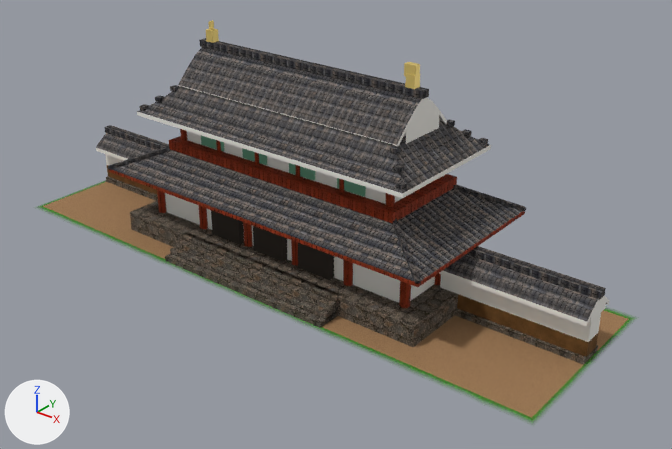
The Blender file buildings/cur/37_nara_heijo_suzakumon/nara_heijo_suzakumon.blend: old version first, new version second.
One viewpoint serves both versions: a 50 mm lens placed at (7.19, -5.97, 4.16), pointed at (2.42, 0.0, 0.47). Arrows for +X, +Y and +Z are at lower left; the lights stay in place. The first picture is the older version.

Objects in the first picture: 'nara_heijo_suzakumon_mesh'.
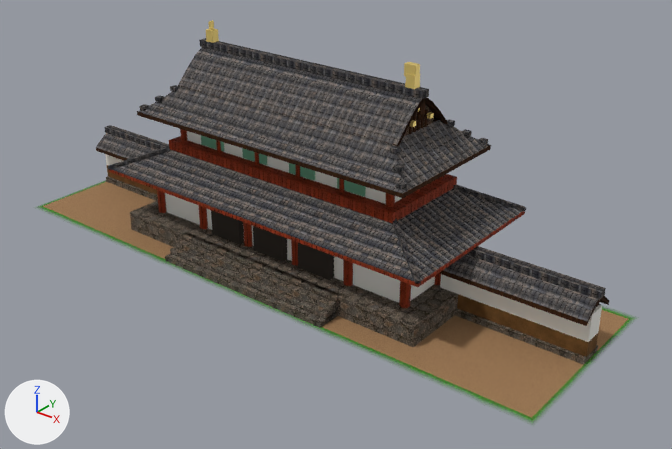
Changed parts and their boxes [x1, y1, x2, y2] in the pictures (672 x 449 px):
```json
{"part": 1, "of": "me_nara_heijo_suzakumon_mesh", "change": "cut back", "before": [406, 101, 440, 144], "after": [397, 98, 447, 146]}
{"part": 2, "of": "me_nara_heijo_suzakumon_mesh", "change": "cut back", "before": [590, 300, 606, 322], "after": [587, 297, 609, 323]}
{"part": 3, "of": "me_nara_heijo_suzakumon_mesh", "change": "recoloured", "before": [96, 85, 609, 326], "after": [96, 85, 609, 326]}
```

Edits to the scene script, one JSON object a line:
```json
{"op": "add", "block": "img_tsuma_kirengoshi_png", "code": ["img_tsuma_kirengoshi_png = load_image('tsuma_kirengoshi.png', '../../../Texture/tsuma_kirengoshi.png', 512, 256, 'sRGB')"]}
{"op": "add", "block": "img_丸太_樹皮_png", "code": ["img_丸太_樹皮_png = load_image('丸太_樹皮.png', '../../../Texture/丸太_樹皮.png', 256, 256, 'sRGB')"]}
{"op": "add", "block": "mat_nara_tsumakirengoshi", "code": ["mat_nara_tsumakirengoshi = bpy.data.materials.new('Nara_TsumaKirengoshi')", "# uses the picture img_tsuma_kirengoshi_png"]}
{"op": "add", "block": "mat_nara_wooddark", "code": ["mat_nara_wooddark = bpy.data.materials.new('Nara_WoodDark')", "# colours: beige #a69079", "# uses the picture img_丸太_樹皮_png"]}
{"block": "me_nara_heijo_suzakumon_mesh", "where": "# used by ob_nara_heijo_suzakumon_mesh; location = (0.0, 0.0, 0.0)"}
{"op": "remove", "block": "me_nara_heijo_suzakumon_mesh", "code": "me_nara_heijo_suzakumon_mesh.from_pydata(...)  # 1032 vertices, 708 faces; spans x -0.97..4.97, y -0.96..1.0, z 0.0..2.08"}
{"op": "add", "block": "me_nara_heijo_suzakumon_mesh", "code": "me_nara_heijo_suzakumon_mesh.from_pydata(...)  # 1622 vertices, 1056 faces; spans x -0.97..4.97, y -0.96..1.0, z 0.0..2.08"}
{"block": "me_nara_heijo_suzakumon_mesh", "change": "me_nara_heijo_suzakumon_mesh part 1: 2 vertices removed from x 3.26, y -0.16..0.32, z 1.48; 143 vertices added at x 3.19..3.26, y -0.28..0.44, z 1.47..1.83"}
{"block": "me_nara_heijo_suzakumon_mesh", "change": "me_nara_heijo_suzakumon_mesh part 2: 4 vertices removed from x 3.53..4.91, y -0.02..0.24, z 0.4; 110 vertices added at x 3.53..4.91, y -0.09..0.31, z 0.4..0.58"}
{"block": "me_nara_heijo_suzakumon_mesh", "change": "me_nara_heijo_suzakumon_mesh part 3: 67 faces spanning x -0.91..4.91, y -0.58..0.74, z 0.4..1.84 switch from mat_nara_plaster (white #eceae3) to mat_nara_wooddark"}
{"block": "me_nara_heijo_suzakumon_mesh", "change": "other edits to the shape of me_nara_heijo_suzakumon_mesh do not show in these pictures"}
{"op": "add", "block": "me_nara_heijo_suzakumon_mesh", "code": "me_nara_heijo_suzakumon_mesh.materials.append(mat_nara_tsumakirengoshi)"}
```
